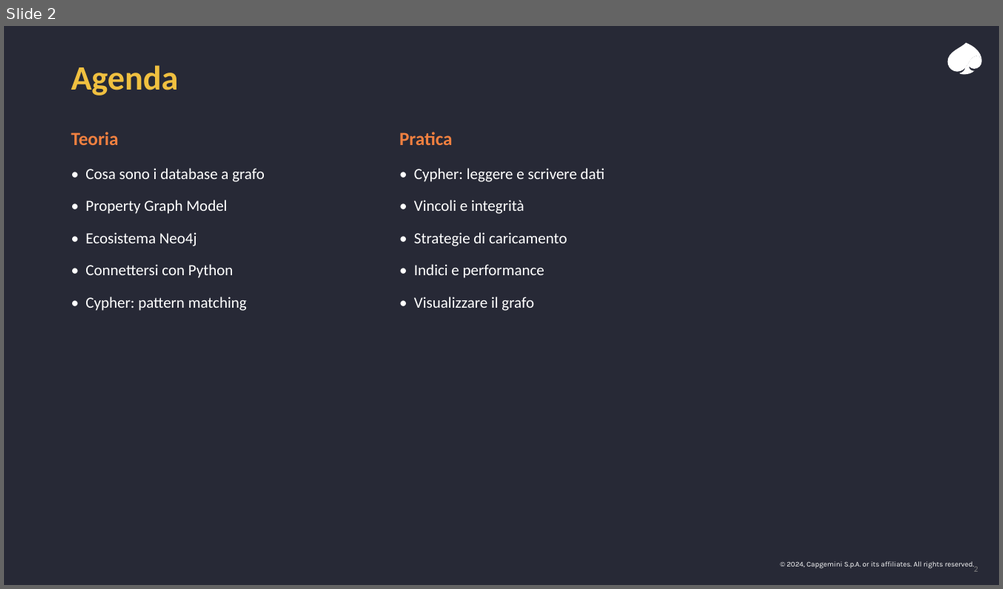
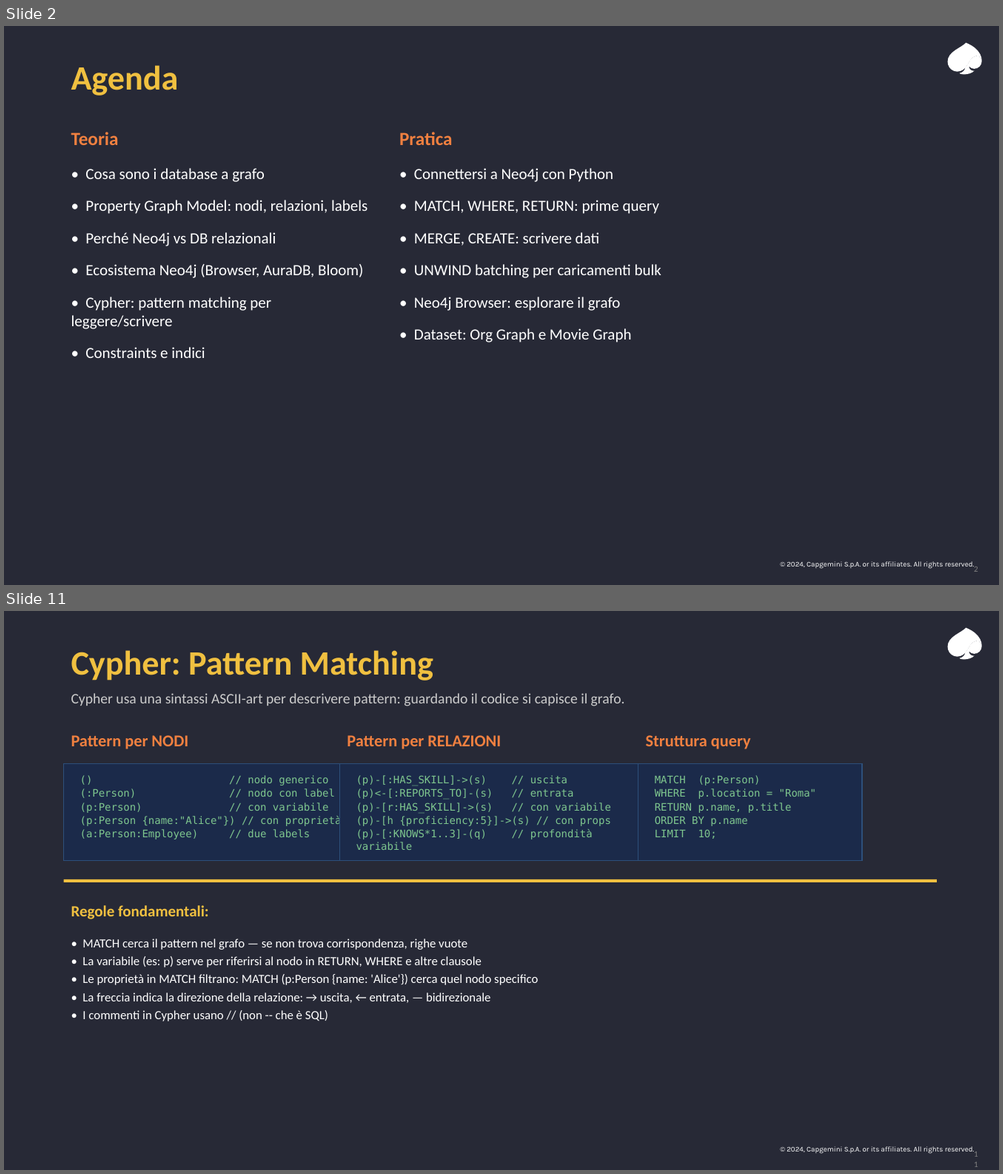
Before and after one commit to leobcc/neo4j-training-course-material, a slide deck: slides/session-01/session-01.pptx. Shown one above the other, each under a label of ours: slide 2 before the commit, slides 2 and 11 after it; the slides between them are not shown. The pictures are 1003x589 and 1003x1174 pixels, drawn with LibreOffice and Linux fonts; fonts in the diff are those of the drawing. Boxes give left, top, right and bottom in pixels: in the first picture for what was removed or moved away, otherwise in the second. Text is boxed around its words. In the diff, an @@ line names an element or a change of style, - is before the commit and + after.

```diff
--- a/slides/session-01/session-01.pptx
+++ b/slides/session-01/session-01.pptx
@@ slide 11 added at bbox=[4, 611, 999, 1170], background #272936; not listed: 4 template elements that a slide beside it also shows @@
@@ text added at bbox=[71, 650, 433, 681], 33 pt, text #F0C040, bold @@
+Cypher: Pattern Matching
@@ text added at bbox=[71, 693, 625, 706], 14 pt, text #CCCCCC @@
+Cypher usa una sintassi ASCII-art per descrivere pattern: guardando il codice si capisce il grafo.
@@ text added at bbox=[71, 735, 188, 749], 16 pt, text #F08040, bold @@
+Pattern per NODI
@@ text added at bbox=[347, 735, 501, 749], 16 pt, text #F08040, bold @@
+Pattern per RELAZIONI
@@ text added at bbox=[646, 735, 751, 749], 16 pt, text #F08040, bold @@
+Struttura query
@@ rectangle added at bbox=[64, 764, 362, 861], fill #1B2A4A, outline #2D4F7A 1 pt @@
@@ rectangle added at bbox=[340, 764, 638, 861], fill #1B2A4A, outline #2D4F7A 1 pt @@
@@ rectangle added at bbox=[638, 764, 862, 861], fill #1B2A4A, outline #2D4F7A 1 pt @@
@@ text added at bbox=[80, 775, 341, 840], 10 pt, text #7EC68E @@
+() // nodo generico
+(:Person) // nodo con label
+(p:Person) // con variabile
+(p:Person {name:"Alice"}) // con proprietà
+(a:Person:Employee) // due labels
@@ text added at bbox=[356, 775, 611, 850], 10 pt, text #7EC68E @@
+(p)-[:HAS_SKILL]->(s) // uscita
+(p)<-[:REPORTS_TO]-(s) // entrata
+(p)-[r:HAS_SKILL]->(s) // con variabile
+(p)-[h {proficiency:5}]->(s) // con props
+(p)-[:KNOWS*1..3]-(q) // profondità variabile
@@ text added at bbox=[654, 775, 816, 839], 10 pt, text #7EC68E @@
+MATCH (p:Person)
+WHERE p.location = "Roma"
+RETURN p.name, p.title
+ORDER BY p.name
+LIMIT 10;
@@ rectangle added at bbox=[64, 880, 936, 883], fill #F0C040 @@
@@ text added at bbox=[71, 906, 209, 920], 15 pt, text #F0C040, bold @@
+Regole fondamentali:
@@ text added at bbox=[82, 939, 538, 1022], 12 pt, text #FFFFFF @@
+• MATCH cerca il pattern nel grafo — se non trova corrispondenza, righe vuote
+• La variabile (es: p) serve per riferirsi al nodo in RETURN, WHERE e altre clausole
+• Le proprietà in MATCH filtrano: MATCH (p:Person {name: 'Alice'}) cerca quel nodo specifico
+• La freccia indica la direzione della relazione: → uscita, ← entrata, — bidirezionale
+• I commenti in Cypher usano // (non -- che è SQL)
@@ slide 2 changed as well @@
@@ text at bbox=[414, 168, 661, 343]: text changed @@
-• Cypher: leggere e scrivere dati
-• Vincoli e integrità
-• Strategie di caricamento
-• Indici e performance
-• Visualizzare il grafo
+• Connettersi a Neo4j con Python
+• MATCH, WHERE, RETURN: prime query
+• MERGE, CREATE: scrivere dati
+• UNWIND batching per caricamenti bulk
+• Neo4j Browser: esplorare il grafo
+• Dataset: Org Graph e Movie Graph
@@ text at bbox=[71, 200, 367, 358]: text changed @@
-• Property Graph Model
-• Ecosistema Neo4j
-• Connettersi con Python
-• Cypher: pattern matching
+• Property Graph Model: nodi, relazioni, labels
+• Perché Neo4j vs DB relazionali
+• Ecosistema Neo4j (Browser, AuraDB, Bloom)
+• Cypher: pattern matching per leggere/scrivere
+• Constraints e indici
```
Also in this commit, not shown: 5 other slides changed, 19 other slides added, 12 slides removed.
